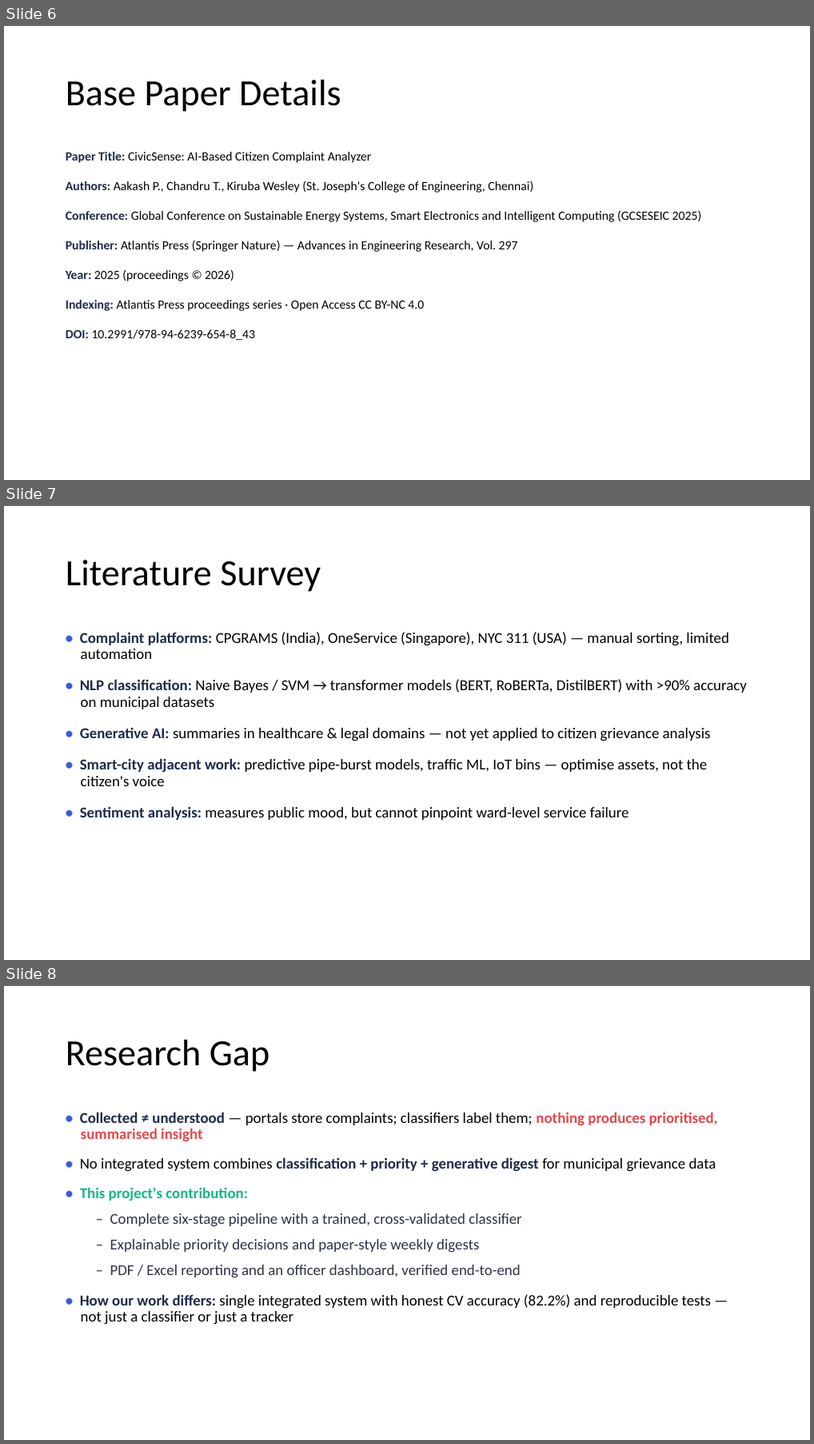
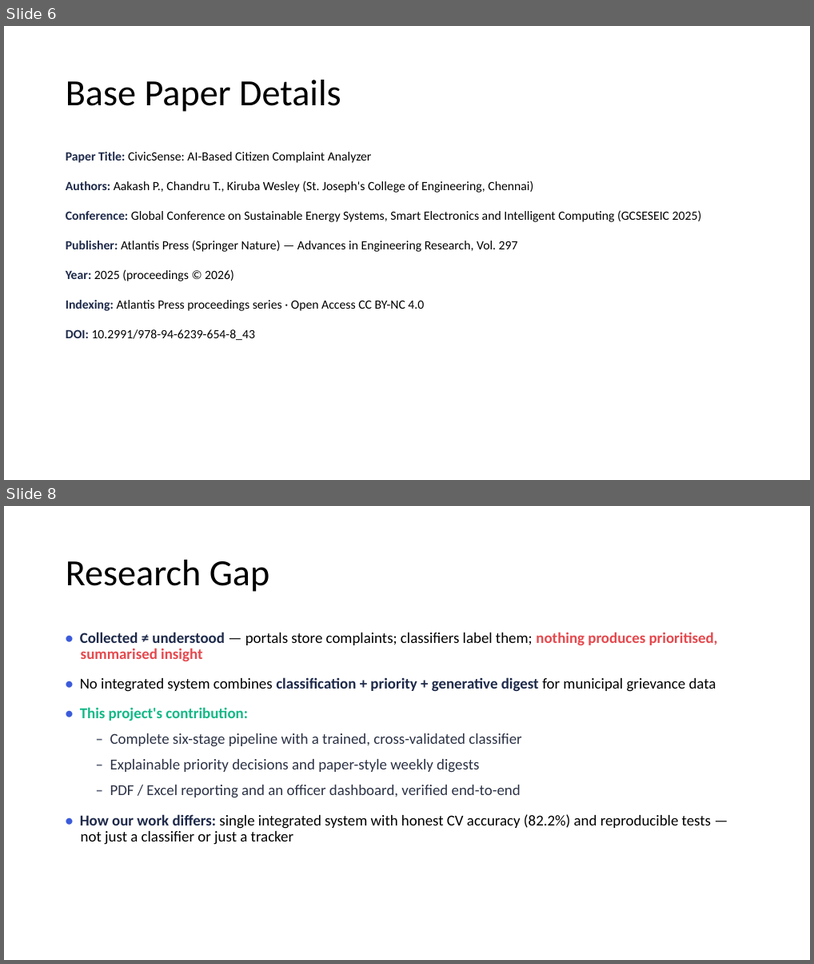
Before and after one commit to Mudit021/CivicSense-AI-Based-Citizen-Complaint-Analyzer, a slide deck: Project_Presentation.pptx. Shown one above the other, each under a label of ours: slides 6, 7 and 8 before the commit, slides 6 and 8 after it; the slides between them are not shown. The pictures are 814x1444 and 814x964 pixels, drawn with LibreOffice and Linux fonts; fonts in the diff are those of the drawing. Boxes give left, top, right and bottom in pixels: in the first picture for what was removed or moved away, otherwise in the second. Text is boxed around its words. In the diff, an @@ line names an element or a change of style, - is before the commit and + after.

```diff
--- a/Project_Presentation.pptx
+++ b/Project_Presentation.pptx
@@ slide 7 removed at [4,506,810,960], background #FFFFFF @@
@@ title removed at [66,560,321,592] @@
-Literature Survey
@@ text removed at [80,632,747,820] @@
-• Complaint platforms: CPGRAMS (India), OneService (Singapore), NYC 311 (USA) — manual sorting, limited automation
-• NLP classification: Naive Bayes / SVM → transformer models (BERT, RoBERTa, DistilBERT) with >90% accuracy on municipal datasets
-• Generative AI: summaries in healthcare & legal domains — not yet applied to citizen grievance analysis
-• Smart-city adjacent work: predictive pipe-burst models, traffic ML, IoT bins — optimise assets, not the citizen's voice
-• Sentiment analysis: measures public mood, but cannot pinpoint ward-level service failure
```
Also in this commit, not shown: 7 slides changed, 10 slides added, 51 other files.
